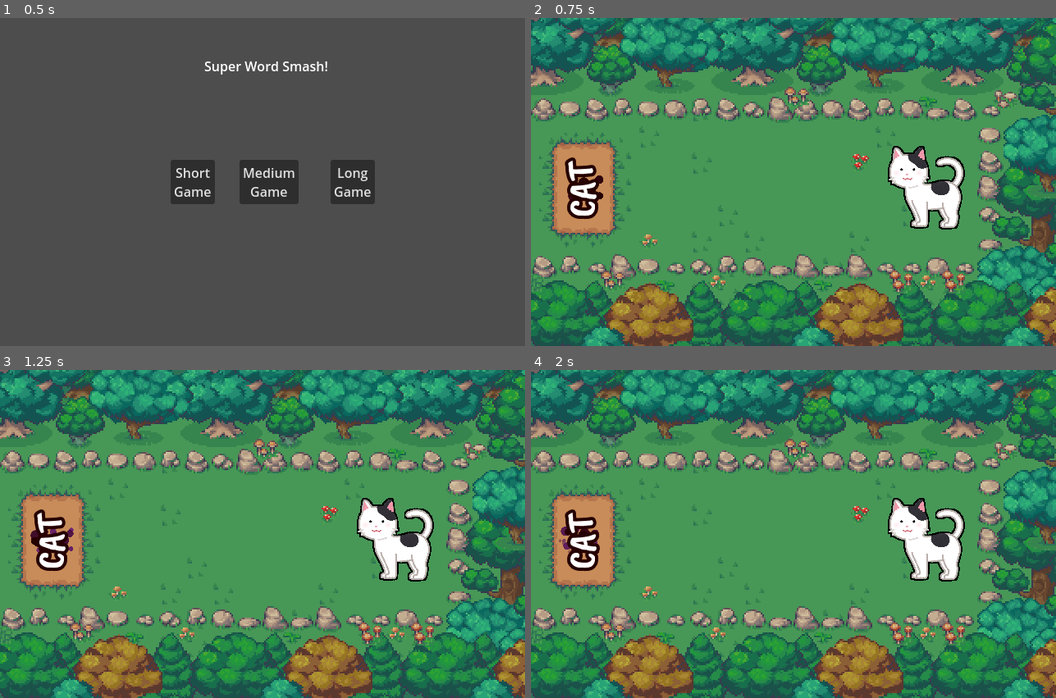
Above: before the commit, frames 1-4 (two rows, left to right).
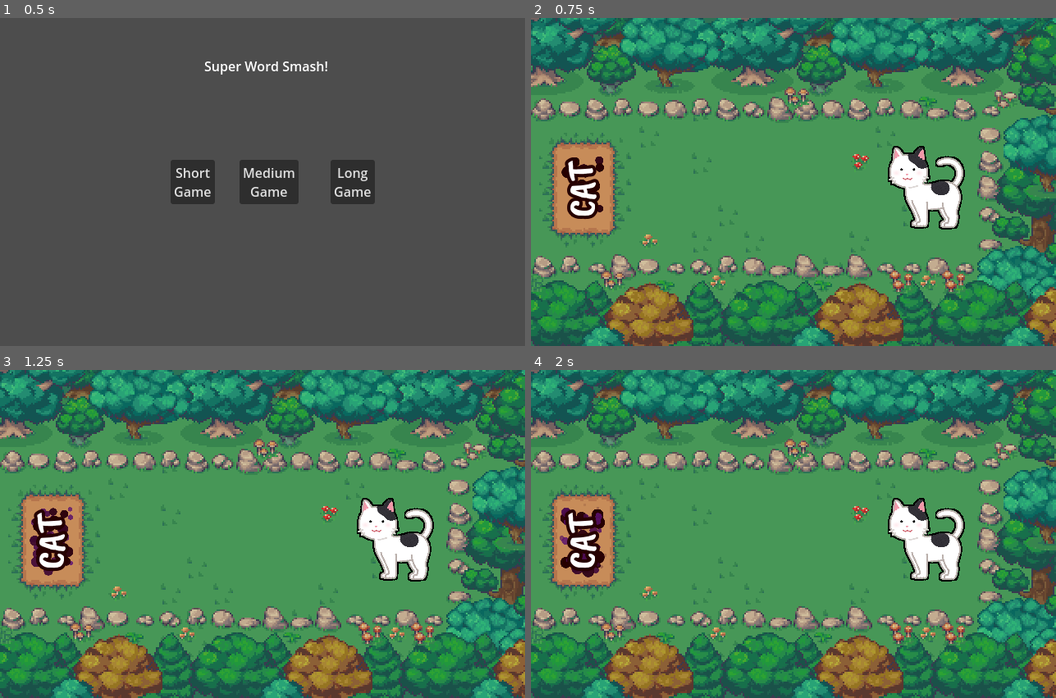
Above: after the commit, the same moments.

Repository: ozbonus/super_word_smash
Game: Godot game, scene res://GameManager.tscn
Two runs of this game, one before a commit and one after it. Both use one fixed random seed, a clock stepped at 60 frames per second and the inputs below.
Inputs:
- Up to frame 1 (0.5 s): no input
- Up to frame 2 (0.75 s): click "Short Game" at 0.5 s
- Up to frame 3 (1.25 s): no input
- Up to frame 4 (2 s): no input

Frame 1 is identical in both runs. In frame 2, 0.2% of the frame differs, in the area x 5-14%, y 42-60%; in frame 3, 0.4%; in frame 4, 0.5%, in the area x 5-15%, y 41-64%.

Commit message:
Scale particle emission area and amount in IDE.

Diff:
--- a/components/goal.gd
+++ b/components/goal.gd
@@ -3,6 +3,8 @@
 extends Node2D
 
 signal real_goal_entered()
+
+const EMISSION_RECT_EXTENTS := Vector2(12, 21)
 
 ## Whether this is a real goal (which can trigger the next level) or a decoy
 ## goal. This setting is required or else and error will be thrown.
@@ -11,7 +13,12 @@
 const REAL = 1
 const DECOY = 2
 
-@export_range(1, 32) var particles_per_letter: int = 16
+@export_range(1, 32) var particles_per_letter: int = 16:
+	set(value):
+		particles_per_letter = value
+		var particles_node = $Particles
+		if particles_node:
+			particles_node.amount = particles_per_letter
 
 ## The word that will appear in the game and which is intended to match the ball
 ## of that level. Fingers crossed that it updates automatically in the editor.
@@ -19,8 +26,13 @@
 	set(value):
 		word = value
 		var rich_text_label = $Control/RichTextLabel
+		var particle_emitter = $Particles
 		if rich_text_label:
 			rich_text_label.text = word
+		if particle_emitter:
+			var x_scaler: int = max(1, word.length())
+			particle_emitter.emission_rect_extents = EMISSION_RECT_EXTENTS * Vector2(x_scaler, 1.0)
+			particle_emitter.amount = particles_per_letter * x_scaler
 
 
 @onready var label: RichTextLabel = $Control/RichTextLabel
